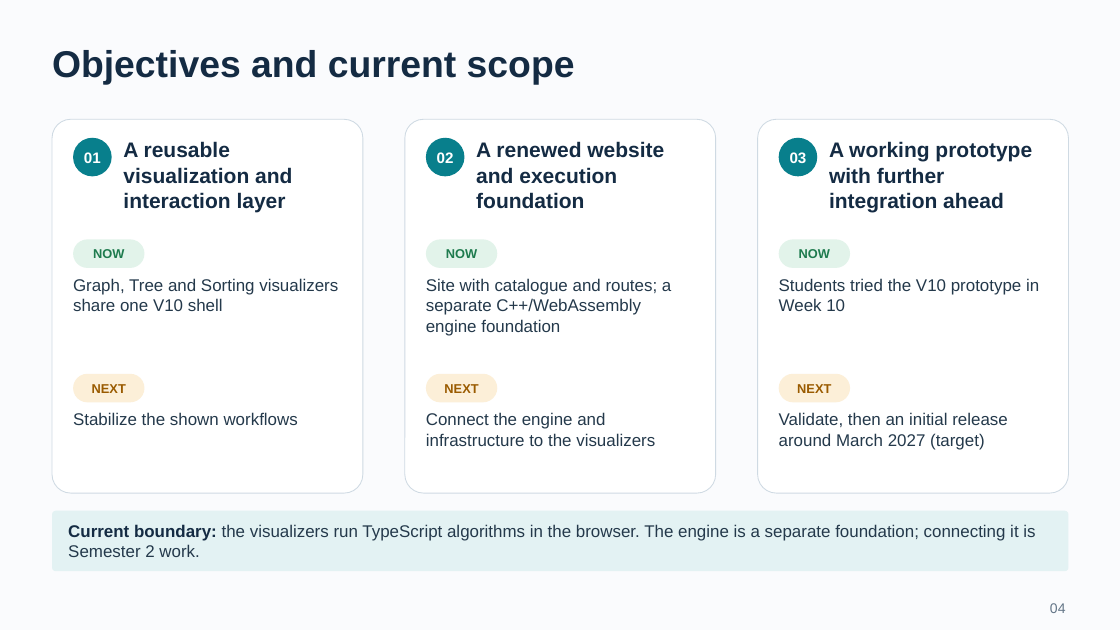
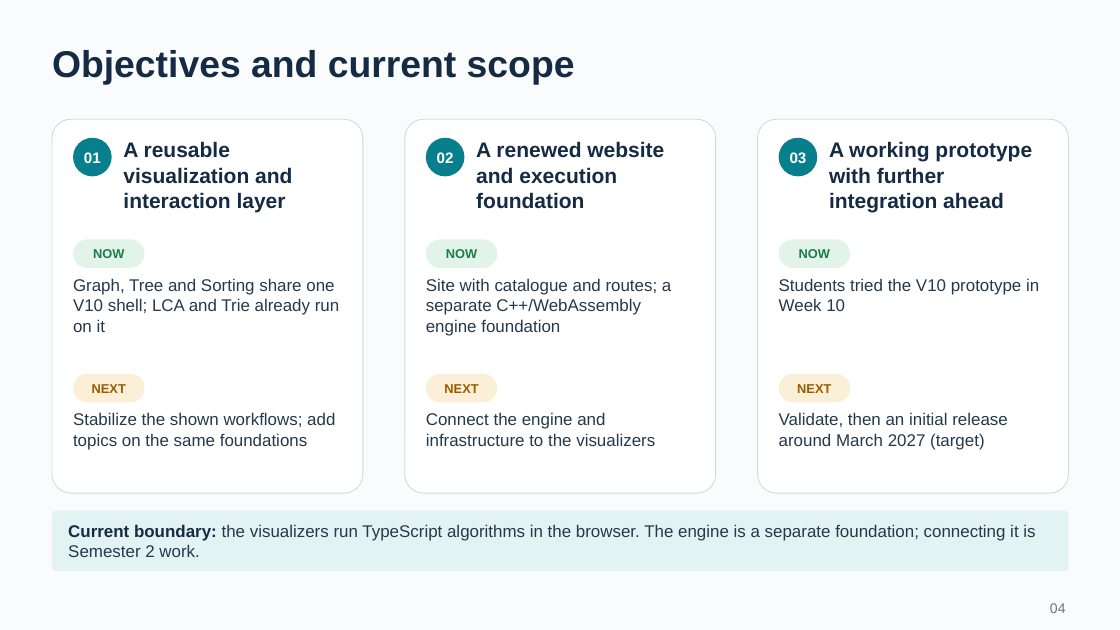
Before and after one commit to BJoozz/docsforfyp, a slide deck: slide 4 of presentation/VisuAlgo_CA_Presentation.pptx. Drawn at 1120x630 pixels with LibreOffice and Linux fonts; fonts in the diff are those of the drawing. Boxes give left, top, right and bottom in pixels: in the first picture for what was removed or moved away, otherwise in the second. Text is boxed around its words. In the diff, an @@ line names an element or a change of style, - is before the commit and + after.

```diff
--- a/presentation/VisuAlgo_CA_Presentation.pptx
+++ b/presentation/VisuAlgo_CA_Presentation.pptx
@@ text at <box>73,278,339,332</box>: text changed @@
-Graph, Tree and Sorting visualizers share one V10 shell
+Graph, Tree and Sorting share one V10 shell; LCA and Trie already run on it
@@ text at <box>73,412,335,450</box>: text changed @@
-Stabilize the shown workflows
+Stabilize the shown workflows; add topics on the same foundations
```
Also in this commit, not shown: 4 other slides changed, 14 other files.
